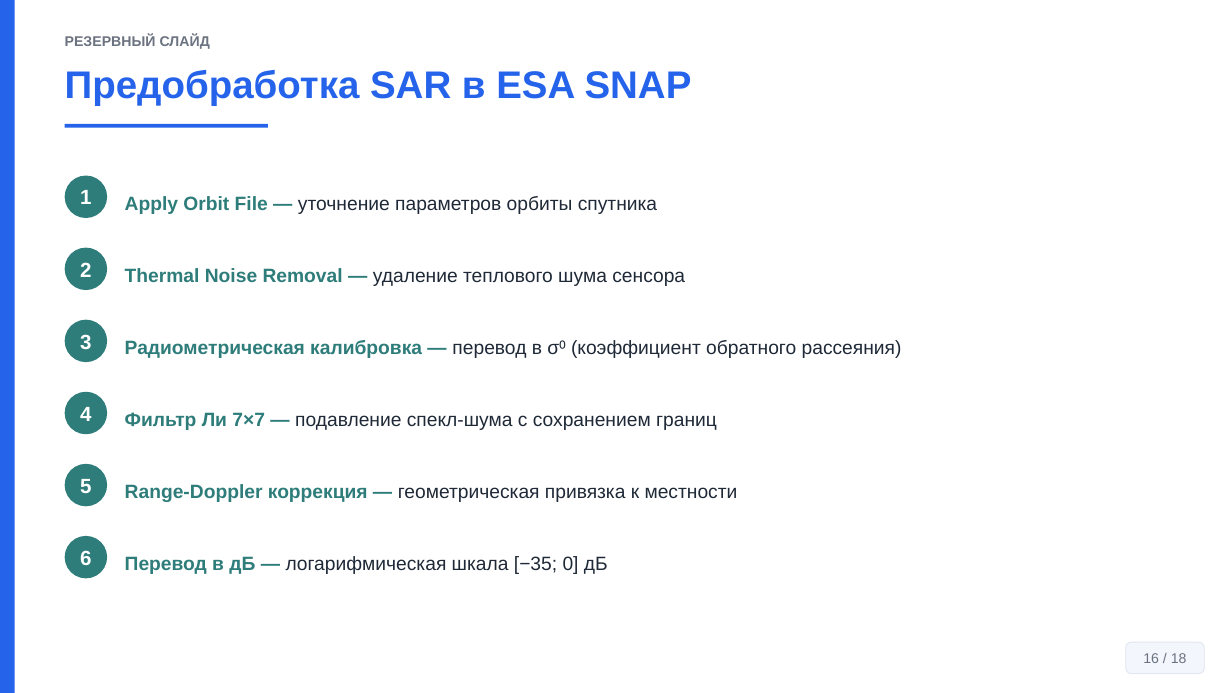
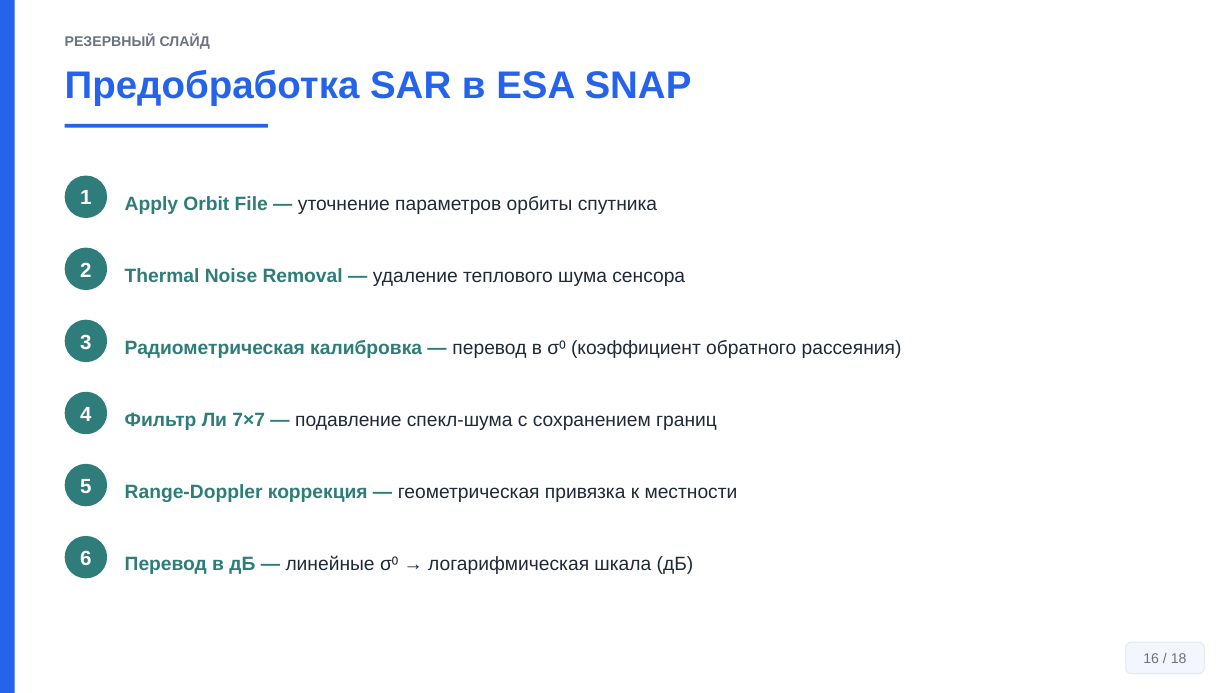
Before and after one commit to Confucius-hub/spbu_db_hw, a slide deck: slide 16 of thesis/vkr_final/Презентация_Финал_Байханов_2026.pptx. Drawn at 1232x693 pixels with LibreOffice and Linux fonts; fonts in the diff are those of the drawing. Boxes give left, top, right and bottom in pixels: in the first picture for what was removed or moved away, otherwise in the second. Text is boxed around its words. In the diff, an @@ line names an element or a change of style, - is before the commit and + after.

```diff
--- a/thesis/vkr_final/Презентация_Финал_Байханов_2026.pptx
+++ b/thesis/vkr_final/Презентация_Финал_Байханов_2026.pptx
@@ text at box(125, 556, 694, 574): text changed @@
-Перевод в дБ — логарифмическая шкала [−35; 0] дБ
+Перевод в дБ — линейные σ⁰ → логарифмическая шкала (дБ)
```
Also in this commit, not shown: 3 other files.
